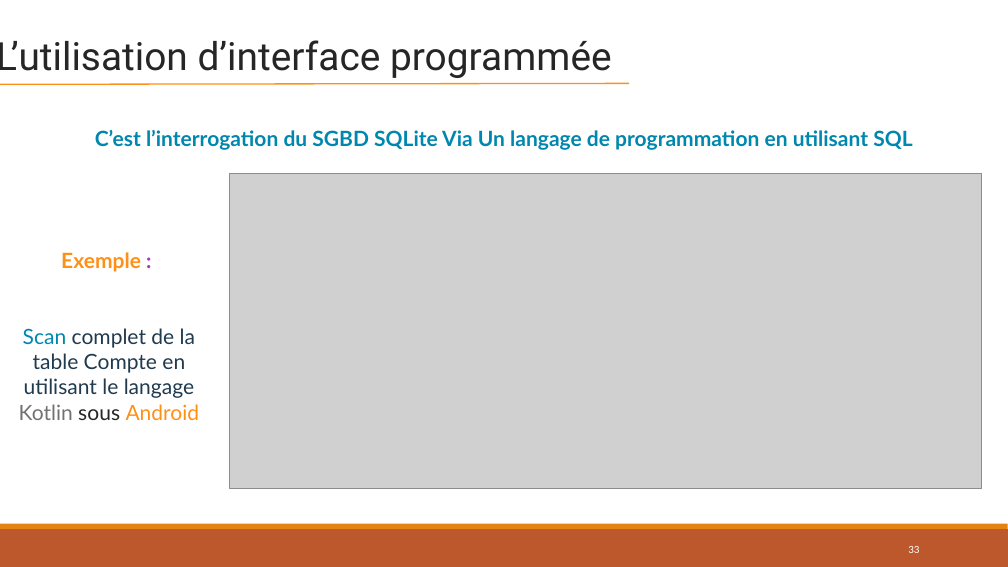
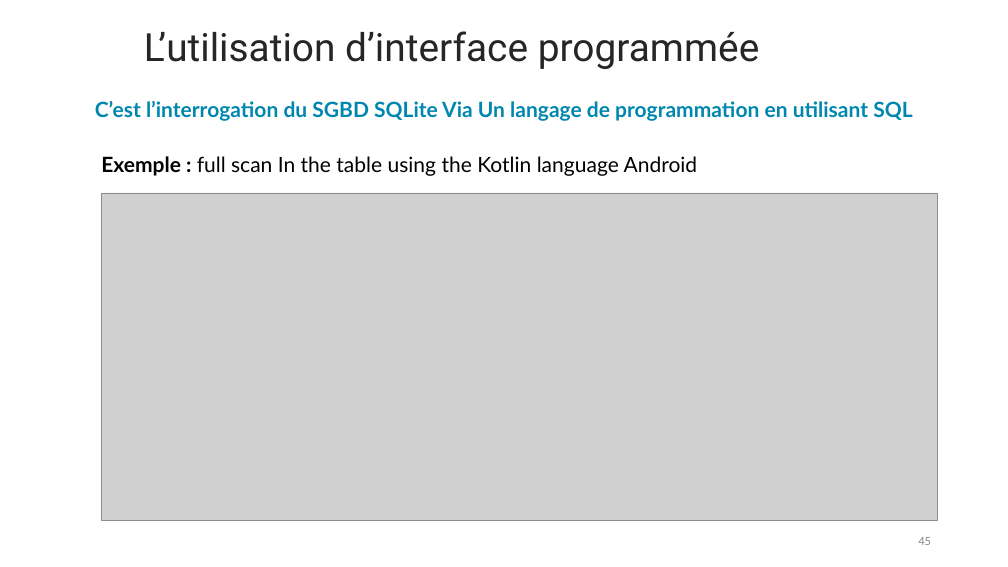
Before and after one commit to lahcenrahlaoui/Wingardium_Leviosaaaa, a slide deck: slide 45 of Presentation-projet-SQLite (1) - Copy.pptx (slide 33 before the commit). Drawn at 1008x567 pixels with LibreOffice and Linux fonts; fonts in the diff are those of the drawing; grey boxes stand for pictures. Boxes give left, top, right and bottom in pixels: in the first picture for what was removed or moved away, otherwise in the second. Text is boxed around its words. In the diff, an @@ line names an element or a change of style, - is before the commit and + after.

```diff
--- a/Presentation-projet-SQLite (1) - Copy.pptx
+++ b/Presentation-projet-SQLite (1) - Copy.pptx
@@ text "L’utilisation d’interface programmée" rewrapped from <box>0,40,612,78</box> to <box>144,31,760,69</box> @@
@@ text "C’est l’interrogation du SGBD SQLite ...": place and size @@
-text "C’est l’interrogation du SGBD SQLite ..." at <box>95,130,912,150</box>
+text "C’est l’interrogation du SGBD SQLite ..." at <box>95,101,912,121</box>
@@ line removed from (0, 85) to (629, 83) @@
@@ text at <box>101,156,698,176</box>: text changed; text colour #203A4E to #000000 @@
-Exemple :
-Scan complet de la table Compte en utilisant le langage Kotlin sous Android
+Exemple : full scan In the table using the Kotlin language Android
@@ picture: place and size @@
-picture at <box>230,174,982,489</box>
+picture at <box>101,193,938,520</box>
@@ rectangle removed at <box>0,529,1008,567</box> @@
@@ rectangle removed at <box>0,524,1008,529</box> @@
@@ page number at <box>918,537,931,545</box>: text changed; size 10.5 to 12 pt; text colour #FFFFFF to #8C8C8C @@
-33
+45
```
Also in this commit, not shown: 40 other slides changed, 24 slides added, 12 slides removed.
